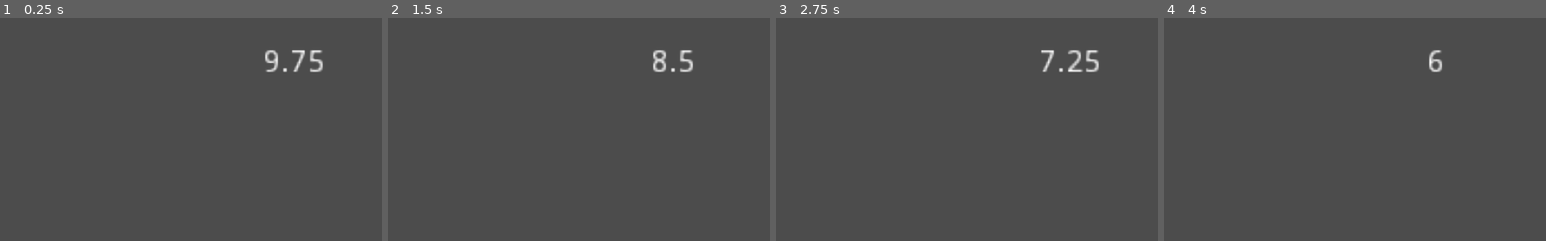
Above: before the commit, frames 1-4 (left to right).
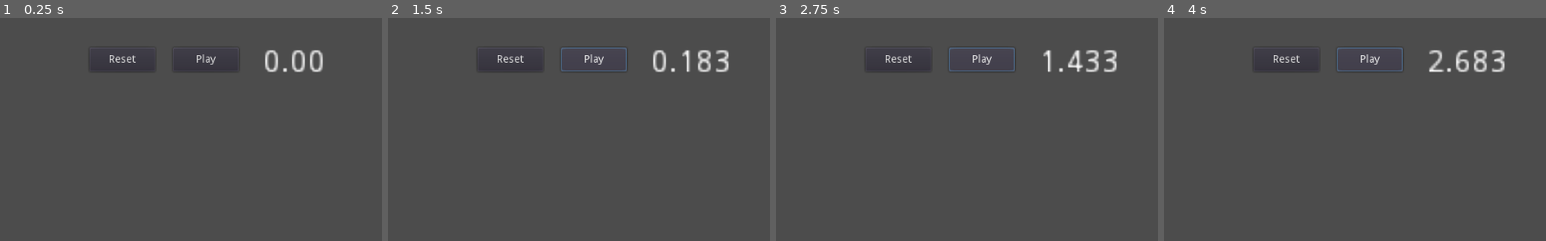
Above: after the commit, the same moments.

Repository: metalboyrick/goldberg-game
Game: Godot game, scene res://Scenes/levels/level-template.tscn
Same seed, same stepped clock (60 frames per second), same inputs: the game is played once before the commit and once after it.
Inputs (mouse positions are % of the whole screen's width and height, from its top left):
- Up to frame 1 (0.25 s): no input
- Up to frame 2 (1.5 s): click (66, 9) at 0.5 s, where only the run after the commit has a clickable "Reset"; click (77, 9) at 1.25 s, where only the run after the commit has a clickable "Play"
- Up to frame 3 (2.75 s): click (77, 9) at 2 s, where only the run after the commit has a clickable "Play"
- Up to frame 4 (4 s): click (77, 9) at 2.75 s, where only the run after the commit has a clickable "Play"
The pictures show only the part of the screen within x 50-100%, y 0-50%; the shares and areas given below are measured in that part.

The runs differ from the first frame. In frame 1, 0.9% of the frame differs, in the area x 24-85%, y 14-25%; in frame 2, 1.3%; in frame 3, 1.3%; in frame 4, 1.5%, in the area x 24-90%, y 13-25%.

Commit message:
added basic death mechanism

Diff:
--- /dev/null
+++ b/Scenes/levels/bounds.tscn
@@ -0,0 +1,9 @@
+[gd_scene load_steps=2 format=2]
+
+[sub_resource type="RectangleShape2D" id=1]
+extents = Vector2( 16, 560 )
+
+[node name="bounds" type="Area2D"]
+
+[node name="CollisionShape2D" type="CollisionShape2D" parent="."]
+shape = SubResource( 1 )
--- a/Scenes/levels/level-template.tscn
+++ b/Scenes/levels/level-template.tscn
@@ -1,18 +1,19 @@
-[gd_scene load_steps=4 format=2]
+[gd_scene load_steps=5 format=2]
 
 [ext_resource path="res://Scripts/levels/level-template.gd" type="Script" id=1]
 [ext_resource path="res://Scenes/platforms/bouncy-platform.tscn" type="PackedScene" id=2]
 [ext_resource path="res://Scenes/ball/ball.tscn" type="PackedScene" id=3]
+[ext_resource path="res://Scenes/levels/bounds.tscn" type="PackedScene" id=4]
 
 [node name="level-template" type="Node2D"]
 script = ExtResource( 1 )
 
 [node name="bouncy-platform" parent="." instance=ExtResource( 2 )]
-position = Vector2( 176, 224 )
+position = Vector2( 176, 352 )
 rotation = 0.418879
 
 [node name="ball" parent="." instance=ExtResource( 3 )]
-position = Vector2( 80, 112 )
+position = Vector2( 120, 112 )
 
 [node name="timer-text" type="RichTextLabel" parent="."]
 margin_left = 864.0
@@ -20,13 +21,72 @@
 margin_right = 904.0
 margin_bottom = 56.0
 rect_scale = Vector2( 3, 3 )
-text = "10.00"
+text = "0.00
+"
 scroll_active = false
 __meta__ = {
 "_edit_use_anchors_": false
 }
 
-[node name="bounce-timer" type="Timer" parent="."]
-wait_time = 10.0
+[node name="play-button" type="Button" parent="."]
+margin_left = 744.0
+margin_top = 40.0
+margin_right = 832.0
+margin_bottom = 72.0
+rect_pivot_offset = Vector2( 72, 24 )
+text = "Play"
+__meta__ = {
+"_edit_use_anchors_": false
+}
 
-[connection signal="timeout" from="bounce-timer" to="." method="_on_bouncetimer_timeout"]
+[node name="reset-button" type="Button" parent="."]
+margin_left = 632.0
+margin_top = 40.0
+margin_right = 720.0
+margin_bottom = 72.0
+rect_pivot_offset = Vector2( 72, 24 )
+text = "Reset"
+__meta__ = {
+"_edit_use_anchors_": false
+}
+
+[node name="reset-point" type="Position2D" parent="."]
+position = Vector2( 120, 112 )
+
+[node name="ball2" parent="." instance=ExtResource( 3 )]
+position = Vector2( 240, 224 )
+
+[node name="bounds-left" parent="." instance=ExtResource( 4 )]
+position = Vector2( -16, 320 )
+
+[node name="bounds-right" parent="." instance=ExtResource( 4 )]
+position = Vector2( -16, 320 )
+
+[node name="CollisionShape2D" parent="bounds-right" index="0"]
+position = Vector2( 1056, 0 )
+
+[node name="bounds-top" parent="." instance=ExtResource( 4 )]
+position = Vector2( -16, 320 )
+
+[node name="CollisionShape2D" parent="bounds-top" index="0"]
+position = Vector2( 512, -344 )
+rotation = 1.5708
+
+[node name="bounds-bottom" parent="." instance=ExtResource( 4 )]
+position = Vector2( -16, 320 )
+
+[node name="CollisionShape2D" parent="bounds-bottom" index="0"]
+position = Vector2( 528, 296 )
+rotation = 1.5708
+
+[connection signal="pressed" from="play-button" to="." method="_on_playbutton_pressed"]
+[connection signal="pressed" from="reset-button" to="." method="_on_resetbutton_pressed"]
+[connection signal="body_entered" from="bounds-left" to="." method="_on_boundsleft_body_entered"]
+[connection signal="body_entered" from="bounds-right" to="." method="_on_boundsright_body_entered"]
+[connection signal="body_entered" from="bounds-top" to="." method="_on_boundstop_body_entered"]
+[connection signal="body_entered" from="bounds-bottom" to="." method="_on_boundsbottom_body_entered"]
+
+[editable path="bounds-left"]
+[editable path="bounds-right"]
+[editable path="bounds-top"]
+[editable path="bounds-bottom"]
--- a/Scripts/levels/level-template.gd
+++ b/Scripts/levels/level-template.gd
@@ -1,26 +1,59 @@
 extends Node2D
 
+# level parameters
+export var target_time = 10.00
 
-# Declare member variables here. Examples:
-# var a = 2
-# var b = "text"
+var is_running = false												# level is running
+var current_time = 0.0
 
-onready var target_timer = get_node("bounce-timer")
 onready var target_timer_label = get_node("timer-text")
+onready var ball = get_node("ball")
+onready var reset_point = get_node("reset-point")
 
 # Called when the node enters the scene tree for the first time.
 func _ready():
-	target_timer.start()
+	ball.mode = RigidBody2D.MODE_STATIC
+	pass # Replace with function body.
+
+# Called every frame. 'delta' is the elapsed time since the previous frame.
+func _process(delta):
+	if is_running:
+		current_time += delta
+		target_timer_label.text = str(current_time)
+
+func _on_playbutton_pressed():
+	is_running = true
+	ball.mode = RigidBody2D.MODE_RIGID
+
+func reset_gameplay():
+	is_running = false
+	target_timer_label.text = str(0)
+
+	current_time = 0
+
+	# respawn the ball
+	ball.global_position = reset_point.global_position
+	ball.mode = RigidBody2D.MODE_STATIC
+
+func _on_resetbutton_pressed():
+	reset_gameplay()
 	pass # Replace with function body.
 
 
-# Called every frame. 'delta' is the elapsed time since the previous frame.
-func _process(delta):
-	target_timer_label.text = str(target_timer.time_left)
+func _on_boundsleft_body_entered(body):
+	if body.name == "ball":
+		reset_gameplay()
 
 
+func _on_boundsright_body_entered(body):
+	if body.name == "ball":
+		reset_gameplay()
+
+func _on_boundstop_body_entered(body):
+	if body.name == "ball":
+		reset_gameplay()
 
 
-func _on_bouncetimer_timeout():
-	print("bitch")
-	pass # Replace with function body.
+func _on_boundsbottom_body_entered(body):
+	if body.name == "ball":
+		reset_gameplay()
